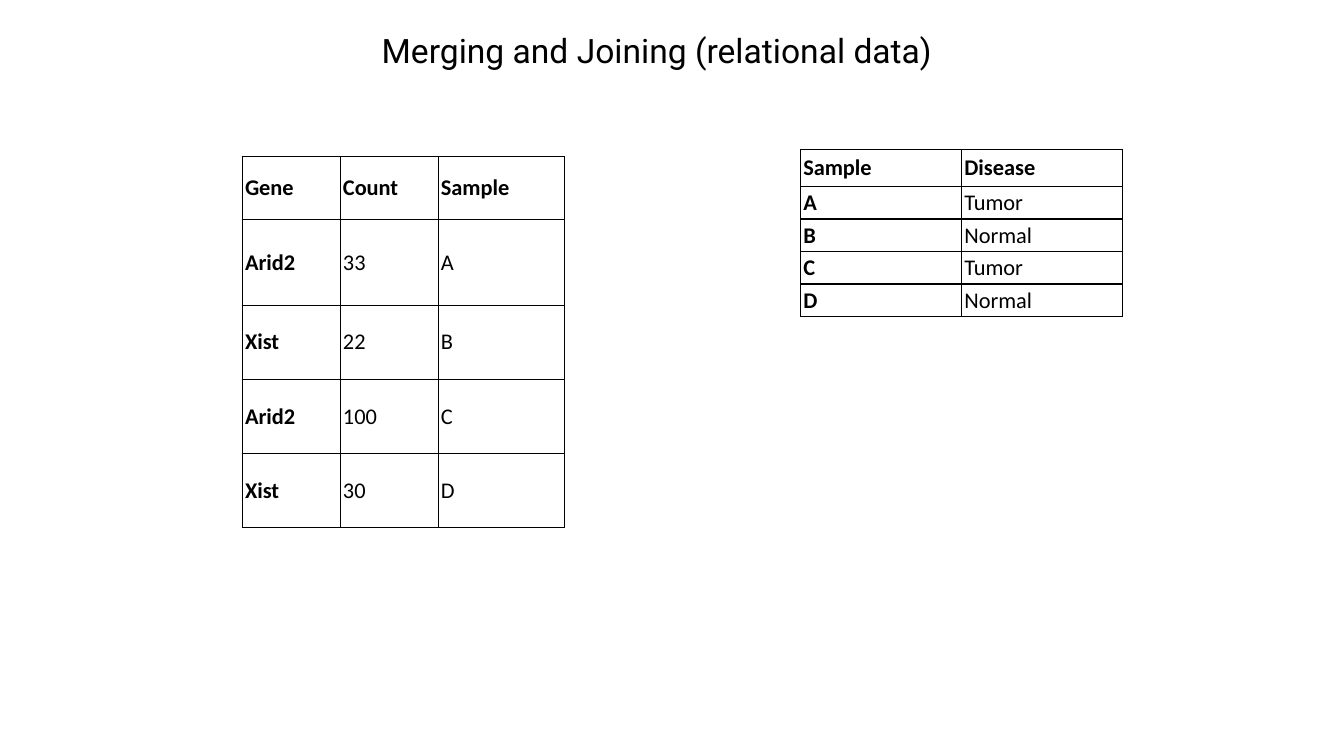
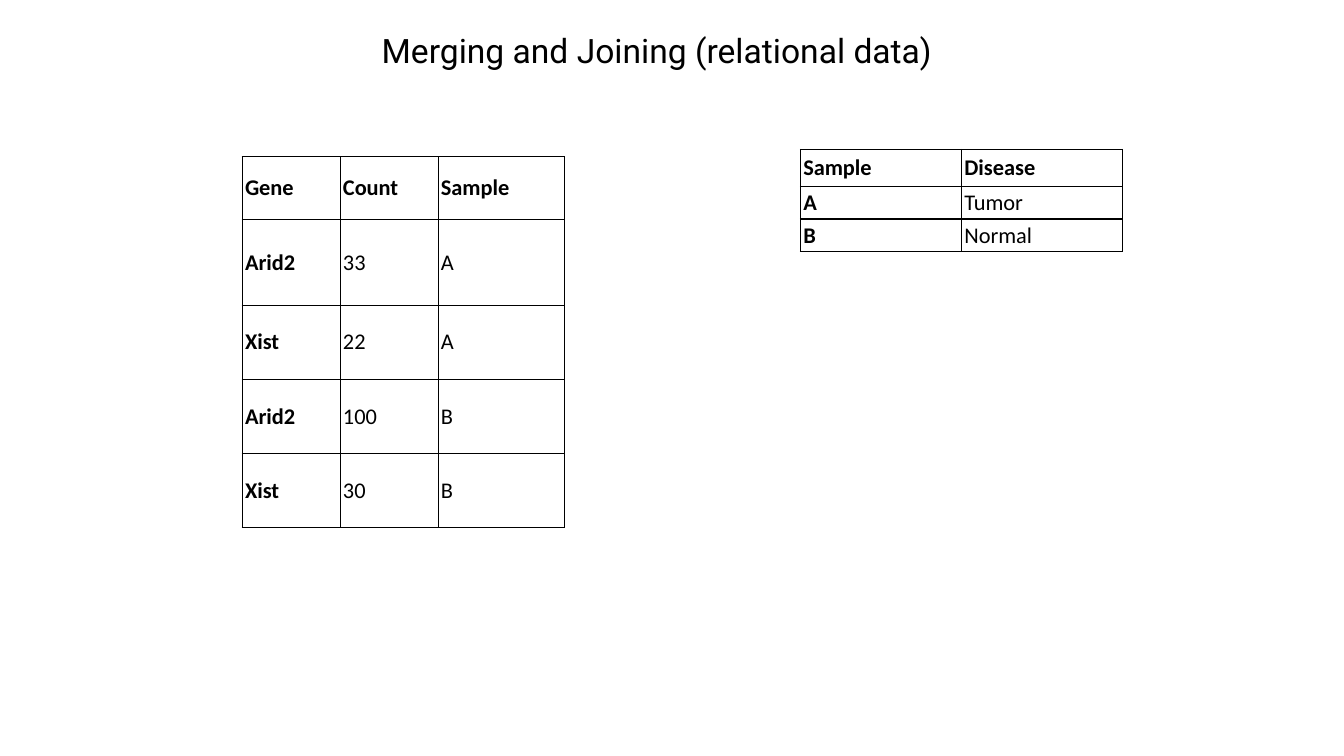
Before and after one commit to jraab/GNET749_RNAseq, a slide deck: slide 26 of lectures/2026_GNET749_Lecture2.pptx. Drawn at 1344x756 pixels with LibreOffice and Linux fonts; fonts in the diff are those of the drawing. Boxes give left, top, right and bottom in pixels: in the first picture for what was removed or moved away, otherwise in the second. Text is boxed around its words. In the diff, an @@ line names an element or a change of style, - is before the commit and + after.

```diff
--- a/lectures/2026_GNET749_Lecture2.pptx
+++ b/lectures/2026_GNET749_Lecture2.pptx
@@ table at [801, 149, 1123, 251] @@
-row 4: C | Tumor
-row 5: D | Normal
@@ table at [242, 156, 564, 527] @@
-row 3, column 3: B
+row 3, column 3: A
-row 4, column 3: C
+row 4, column 3: B
-row 5, column 3: D
+row 5, column 3: B
```
Also in this commit, not shown: 2 other slides changed, 3 other files.
